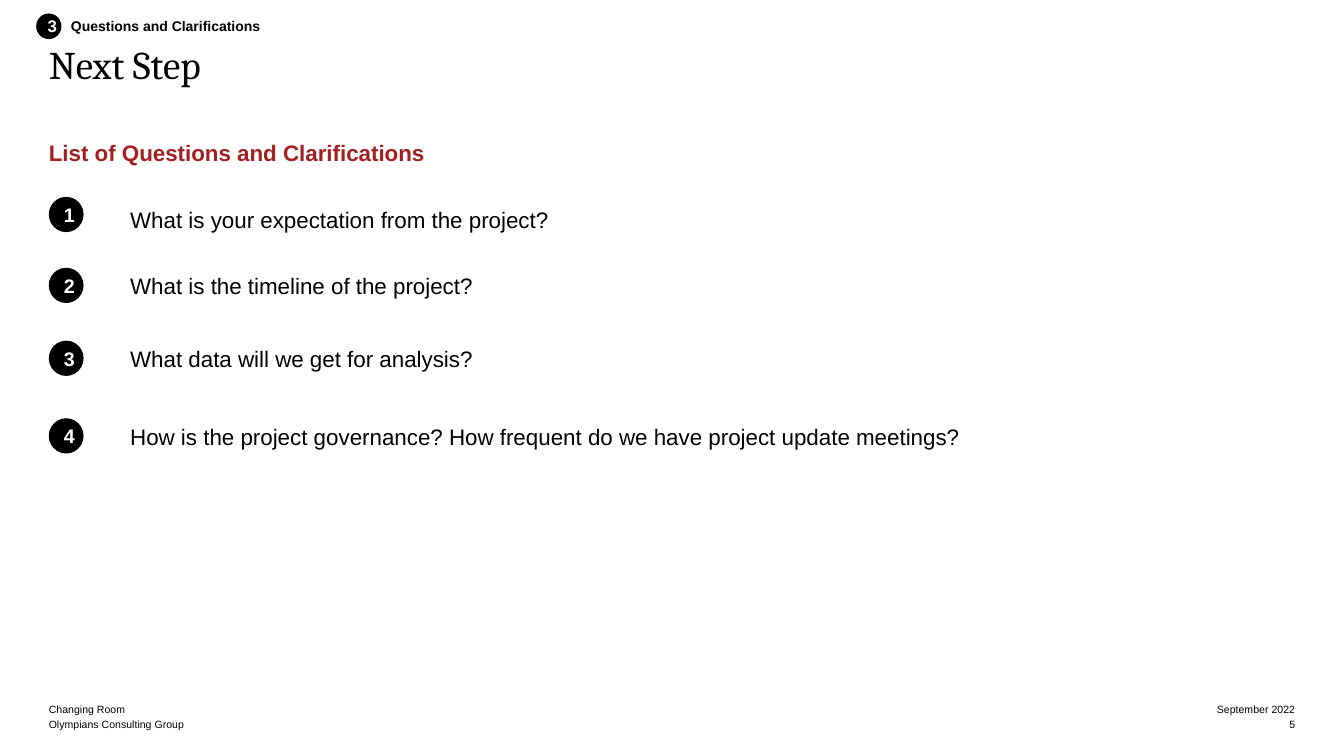
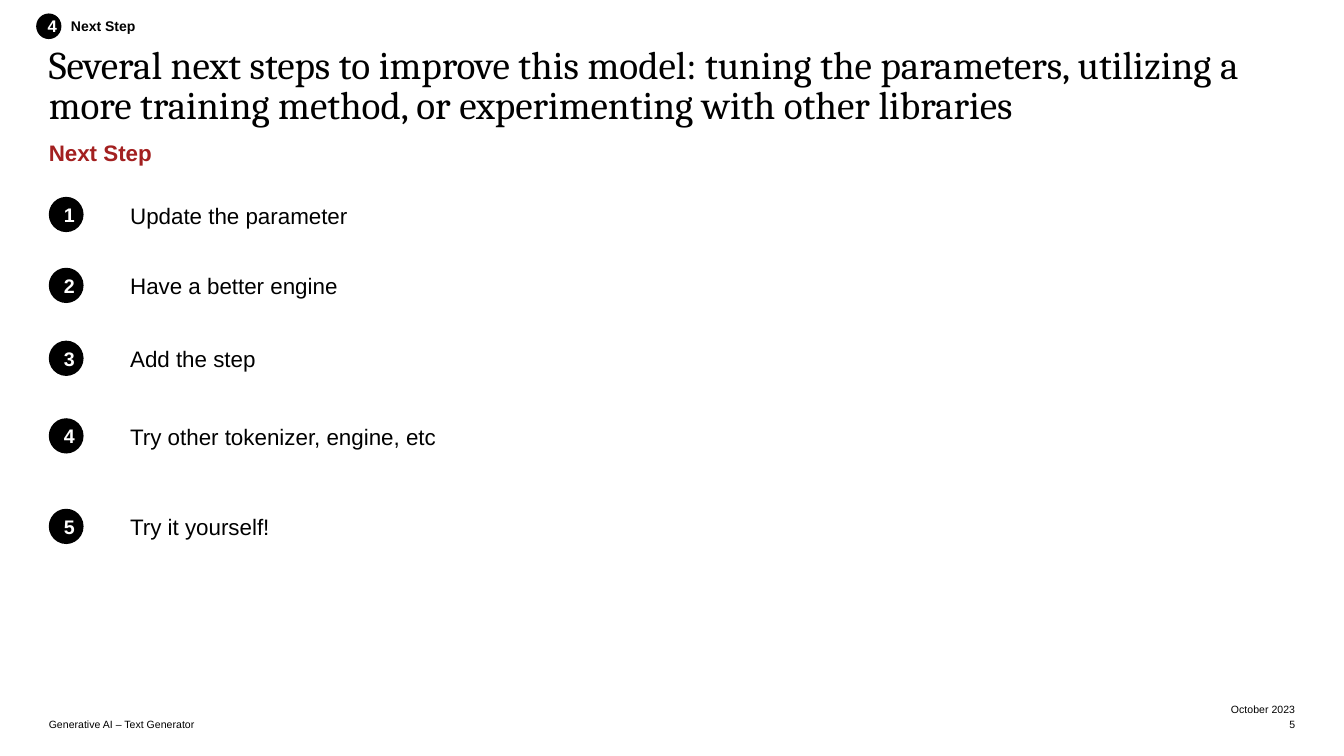
Before and after one commit to ArvianditoCaessara/textGenerator, a slide deck: slide 5 of Project Context.pptx. Drawn at 1344x756 pixels with LibreOffice and Linux fonts; fonts in the diff are those of the drawing. Boxes give left, top, right and bottom in pixels: in the first picture for what was removed or moved away, otherwise in the second. Text is boxed around its words. In the diff, an @@ line names an element or a change of style, - is before the commit and + after.

```diff
--- a/Project Context.pptx
+++ b/Project Context.pptx
@@ text in ellipse at [48,20,57,37]: text changed @@
-3
+4
@@ text at [71,21,135,34]: text changed @@
-Questions and Clarifications
+Next Step
@@ title at [49,51,1238,128]: text changed @@
-Next Step
+Several next steps to improve this model: tuning the parameters, utilizing a more training method, or experimenting with other libraries
@@ subtitle at [49,145,151,166]: text changed @@
-List of Questions and Clarifications
+Next Step
@@ text at [130,207,348,229]: text changed @@
-What is your expectation from the project?
+Update the parameter
@@ text at [130,277,337,299]: text changed @@
-What is the timeline of the project?
+Have a better engine
@@ text at [130,350,255,372]: text changed @@
-What data will we get for analysis?
+Add the step
@@ text at [130,428,436,450]: text changed @@
-How is the project governance? How frequent do we have project update meetings?
+Try other tokenizer, engine, etc
@@ ellipse added at [48,509,84,544], fill #000000, 14 pt, text #FFFFFF, bold @@
+5
@@ text added at [130,518,269,540], 16 pt, text #000000 @@
+Try it yourself!
@@ text "Generative AI – Text Generator": place and size @@
-text "Generative AI – Text Generator" at [48,716,267,731]
+text "Generative AI – Text Generator" at [49,720,195,728]
@@ text removed at [49,705,125,715] @@
-Changing Room
@@ text at [1231,705,1295,713]: text changed @@
-September 2022
+October 2023
@@ text at [49,720,195,728]: text changed @@
-Olympians Consulting Group
+Generative AI – Text Generator
```
Also in this commit, not shown: 4 other slides changed, 2 slides added, 2 slides removed, 3 other files.
